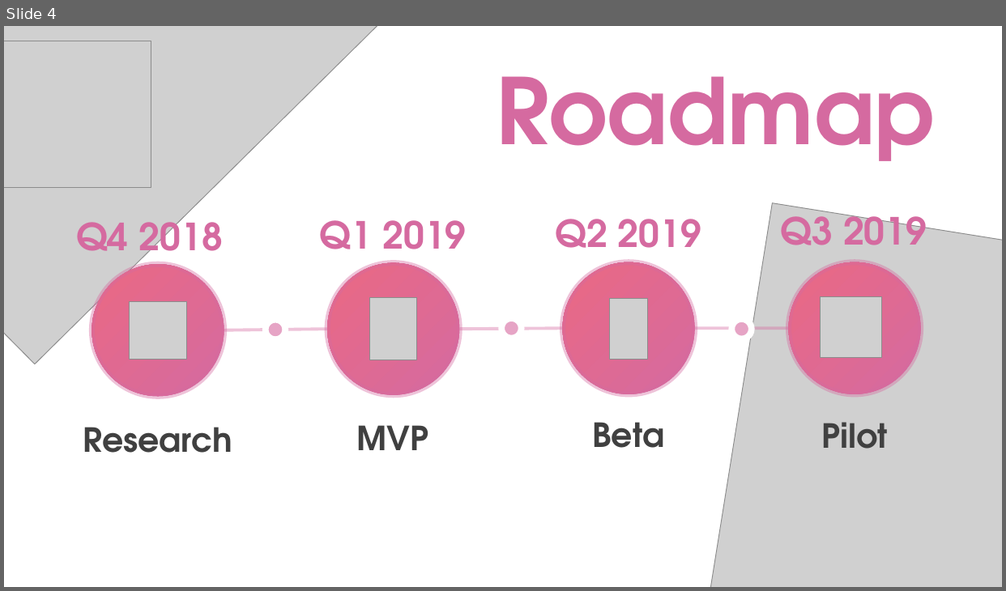
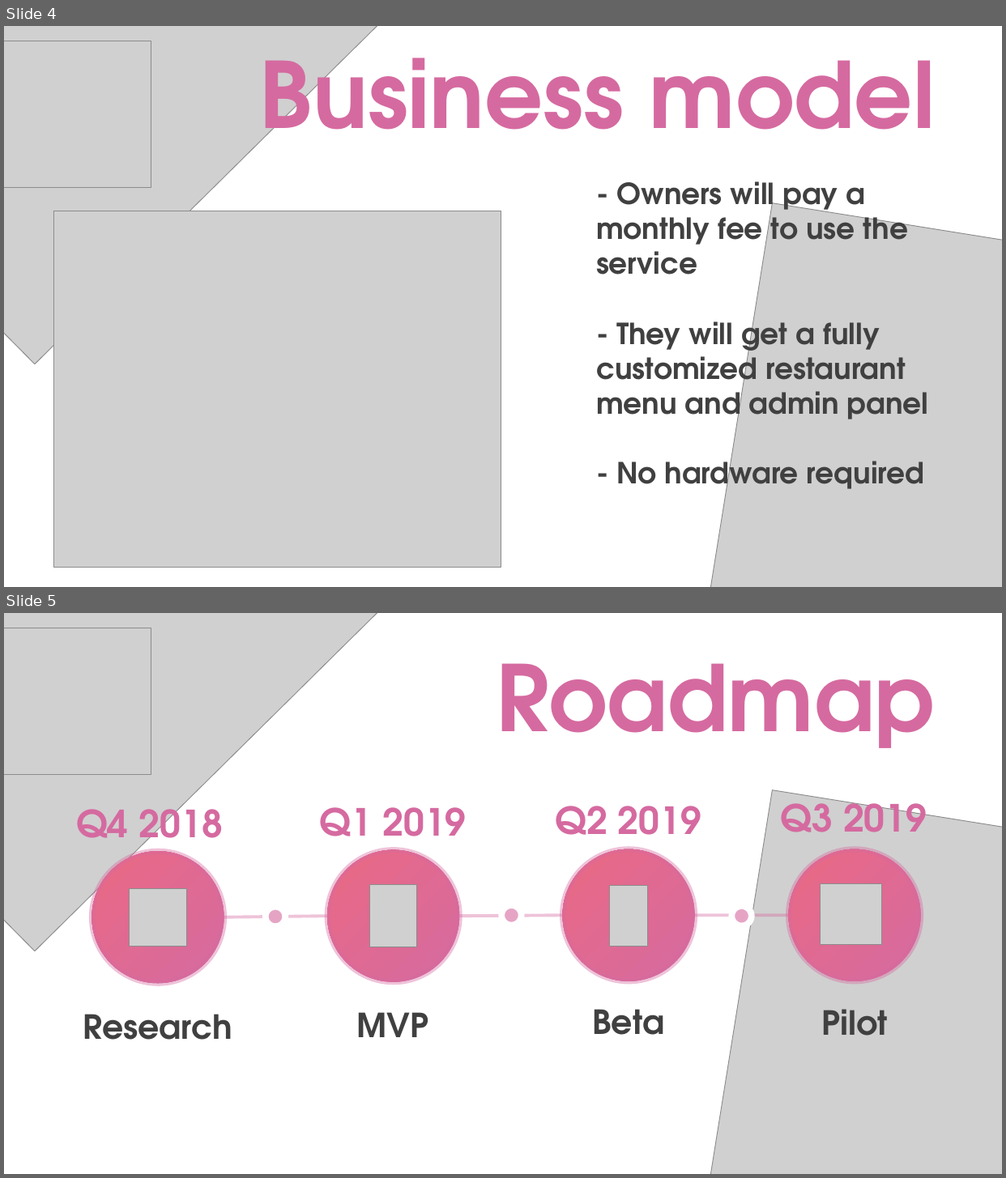
Before and after one commit to DeliriumProducts/luncher-box, a slide deck: presentation/softuniada/presentation.pptx. Shown one above the other, each under a label of ours: slide 4 before the commit, slides 4 and 5 after it. The pictures are 1006x591 and 1006x1178 pixels, drawn with LibreOffice and Linux fonts; fonts in the diff are those of the drawing; grey boxes stand for pictures. Boxes give left, top, right and bottom in pixels: in the first picture for what was removed or moved away, otherwise in the second. Text is boxed around its words. In the diff, an @@ line names an element or a change of style, - is before the commit and + after.

Commit message:
add business model slide

```diff
--- a/presentation/softuniada/presentation.pptx
+++ b/presentation/softuniada/presentation.pptx
@@ slide 4 added at (4,26,1002,587), background #FFFFFF @@
@@ picture added at (4,26,428,364) @@
@@ picture added at (4,41,151,188) @@
@@ text added at (260,29,935,142), 88 pt, text gradient #D56AA0 to #EA6984, bold @@
+Business model
@@ text added at (596,182,928,497), 28 pt, text #404040, bold @@
+  - Owners will pay a monthly fee to use the service
+  - They will get a fully customized restaurant menu and admin panel
+  - No hardware required
@@ picture added at (53,211,501,568) @@
@@ picture added at (684,203,1002,587) @@
@@ what was slide 4 is now slide 5 @@
```
Also in this commit, not shown: 1 slide changed, 1 slide removed.
